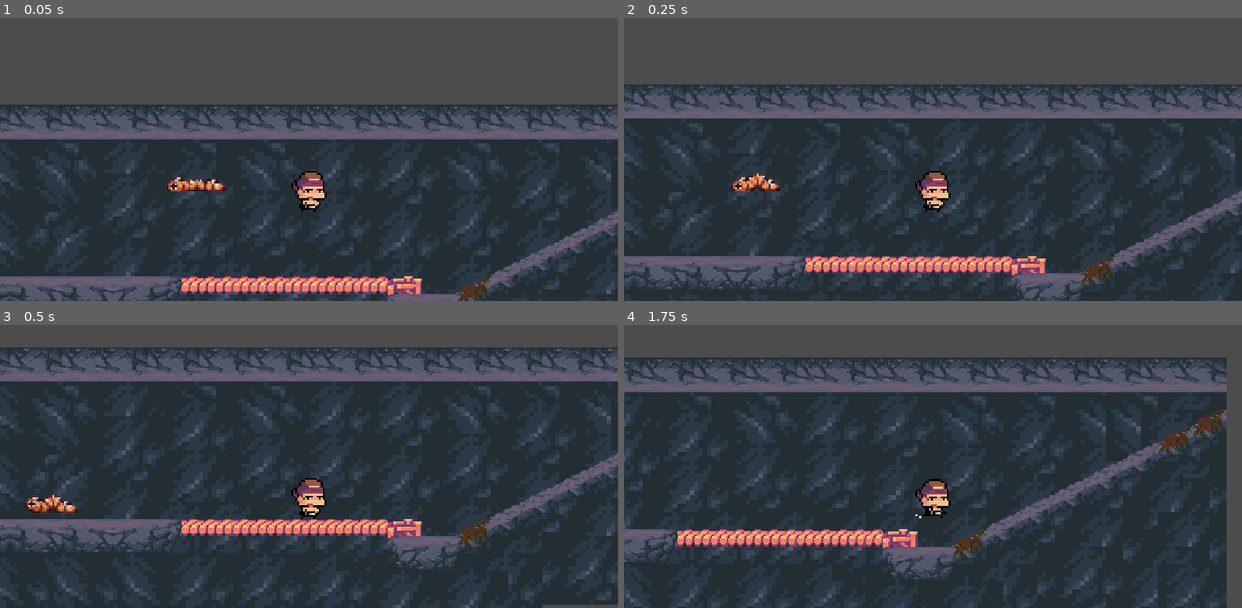
Above: before the commit, frames 1-4 (two rows, left to right).
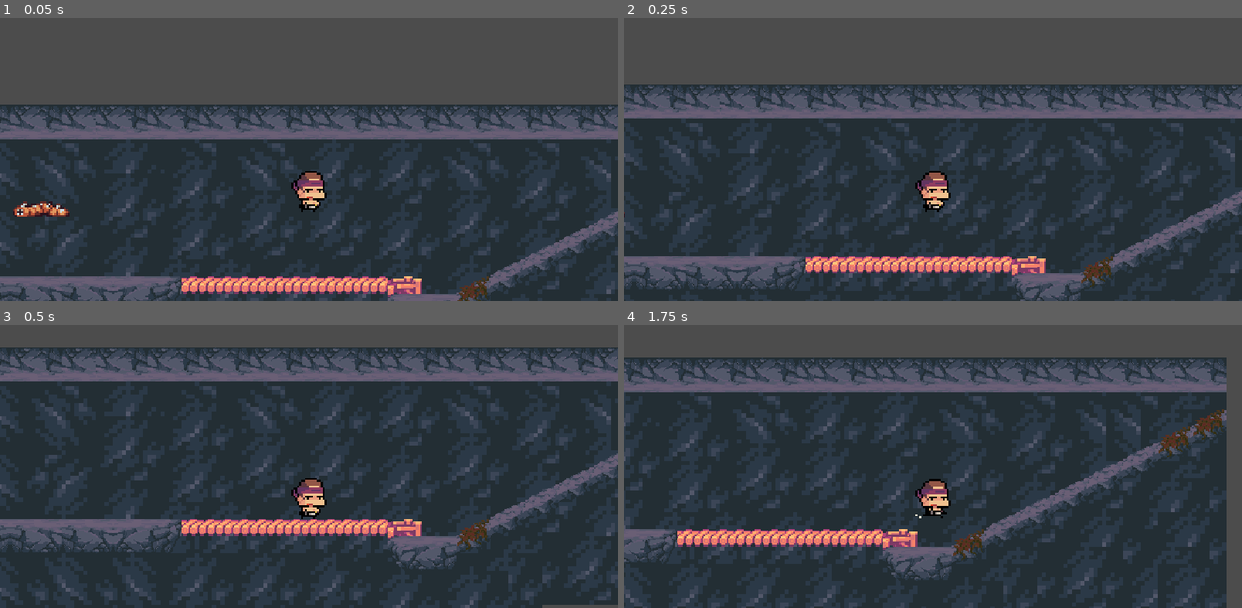
Above: after the commit, the same moments.

Repository: KristopherJR/Down-Under
Game: Godot game, scene res://src/Levels/LevelOne.tscn
Two runs of this game, one before a commit and one after it. Both use one fixed random seed, a clock stepped at 60 frames per second and the inputs below. The project has no main scene, so this scene is started directly.
Inputs:
- Up to frame 1 (0.05 s): no input
- Up to frame 2 (0.25 s): no input
- Up to frame 3 (0.5 s): no input
- Up to frame 4 (1.75 s): hold D (move_right) from 0.53 s (still down); tap W (jump) at 0.77, 1.52 s

The runs differ from the first frame. In frame 1, 0.8% of the frame differs, in the area x 2-37%, y 55-71%; in frame 2, 0.4%; in frame 3, 0.4%; in frame 4, nothing differs.

Commit message:
Version 0.1.2, 03-03-2021.

Diff:
--- a/game/src/Actors/Player.gd
+++ b/game/src/Actors/Player.gd
@@ -1,7 +1,7 @@
 extends Actor
 
 
-func _physics_process(delta: float) -> void:
+func _physics_process(_delta: float) -> void:
 	var is_jump_interrupted: = Input.is_action_just_released("jump") and _velocity.y < 0.0
 	var direction: = get_direction()
 	_velocity = calculate_move_velocity(_velocity, direction, speed, is_jump_interrupted)
--- a/game/src/Actors/Worm.tscn
+++ b/game/src/Actors/Worm.tscn
@@ -1,12 +1,12 @@
 [gd_scene load_steps=28 format=2]
 
-[ext_resource path="res://src/Actors/wiggle_right/wiggle_right1.png" type="Texture" id=1]
+[ext_resource path="res://du_assets/textures/enemies/worm_token/wiggle_right/wiggle_right1.png" type="Texture" id=1]
 [ext_resource path="res://du_assets/textures/enemies/worm_token/idle_right/idle_right2.png" type="Texture" id=2]
-[ext_resource path="res://src/Actors/wiggle_right/wiggle_right4.png" type="Texture" id=3]
+[ext_resource path="res://du_assets/textures/enemies/worm_token/wiggle_right/wiggle_right4.png" type="Texture" id=3]
 [ext_resource path="res://du_assets/textures/enemies/worm_token/death_right/death_right2.png" type="Texture" id=4]
 [ext_resource path="res://du_assets/textures/enemies/worm_token/idle_right/idle_right3.png" type="Texture" id=5]
 [ext_resource path="res://du_assets/textures/enemies/worm_token/idle_right/idle_right1.png" type="Texture" id=6]
-[ext_resource path="res://src/Actors/wiggle_right/wiggle_right2.png" type="Texture" id=7]
+[ext_resource path="res://du_assets/textures/enemies/worm_token/wiggle_right/wiggle_right2.png" type="Texture" id=7]
 [ext_resource path="res://du_assets/textures/enemies/worm_token/death_right/death_right4.png" type="Texture" id=8]
 [ext_resource path="res://du_assets/textures/enemies/worm_token/death_right/death_right6.png" type="Texture" id=9]
 [ext_resource path="res://du_assets/textures/enemies/worm_token/idle_right/idle_right4.png" type="Texture" id=10]
@@ -14,9 +14,9 @@
 [ext_resource path="res://du_assets/textures/enemies/worm_token/death_right/death_right3.png" type="Texture" id=12]
 [ext_resource path="res://du_assets/textures/enemies/worm_token/idle_right/idle_right5.png" type="Texture" id=13]
 [ext_resource path="res://du_assets/textures/enemies/worm_token/idle_right/idle_right6.png" type="Texture" id=14]
-[ext_resource path="res://src/Actors/wiggle_right/wiggle_right3.png" type="Texture" id=15]
-[ext_resource path="res://src/Actors/wiggle_right/wiggle_right6.png" type="Texture" id=16]
-[ext_resource path="res://src/Actors/wiggle_right/wiggle_right5.png" type="Texture" id=17]
+[ext_resource path="res://du_assets/textures/enemies/worm_token/wiggle_right/wiggle_right3.png" type="Texture" id=15]
+[ext_resource path="res://du_assets/textures/enemies/worm_token/wiggle_right/wiggle_right6.png" type="Texture" id=16]
+[ext_resource path="res://du_assets/textures/enemies/worm_token/wiggle_right/wiggle_right5.png" type="Texture" id=17]
 [ext_resource path="res://src/Actors/Worm.gd" type="Script" id=18]
 [ext_resource path="res://du_assets/textures/enemies/worm_token/attack_right/attack_right1.png" type="Texture" id=19]
 [ext_resource path="res://du_assets/textures/enemies/worm_token/attack_right/attack_right2.png" type="Texture" id=20]
@@ -62,8 +62,10 @@
 position = Vector2( 0.0200567, 11.734 )
 scale = Vector2( 0.182411, 0.182411 )
 frames = SubResource( 1 )
-animation = "idle_right"
+animation = "wiggle_right"
+frame = 1
 speed_scale = 2.0
+playing = true
 
 [node name="CollisionShape2D" type="CollisionShape2D" parent="."]
 position = Vector2( -0.242754, 14.1187 )
--- a/game/src/Levels/LevelOne.tscn
+++ b/game/src/Levels/LevelOne.tscn
@@ -309,4 +309,4 @@
 speed = Vector2( 100, 250 )
 
 [node name="Worm" parent="." instance=ExtResource( 6 )]
-position = Vector2( 391.341, 940.99 )
+position = Vector2( 247.178, 965.017 )
Renamed: game/src/Actors/wiggle_right/wiggle_right1.png -> game/du_assets/textures/enemies/worm_token/wiggle_right/wiggle_right1.png
Not shown, changed: game/du_assets/textures/enemies/worm_token/wiggle_right/wiggle_right1.png.import
Renamed: game/src/Actors/wiggle_right/wiggle_right2.png -> game/du_assets/textures/enemies/worm_token/wiggle_right/wiggle_right2.png
Not shown, changed: game/du_assets/textures/enemies/worm_token/wiggle_right/wiggle_right2.png.import
Renamed: game/src/Actors/wiggle_right/wiggle_right3.png -> game/du_assets/textures/enemies/worm_token/wiggle_right/wiggle_right3.png
Not shown, changed: game/du_assets/textures/enemies/worm_token/wiggle_right/wiggle_right3.png.import
Renamed: game/src/Actors/wiggle_right/wiggle_right4.png -> game/du_assets/textures/enemies/worm_token/wiggle_right/wiggle_right4.png
Not shown, changed: game/du_assets/textures/enemies/worm_token/wiggle_right/wiggle_right4.png.import
Renamed: game/src/Actors/wiggle_right/wiggle_right5.png -> game/du_assets/textures/enemies/worm_token/wiggle_right/wiggle_right5.png
Not shown, changed: game/du_assets/textures/enemies/worm_token/wiggle_right/wiggle_right5.png.import
Renamed: game/src/Actors/wiggle_right/wiggle_right6.png -> game/du_assets/textures/enemies/worm_token/wiggle_right/wiggle_right6.png
Not shown, changed: game/du_assets/textures/enemies/worm_token/wiggle_right/wiggle_right6.png.import
